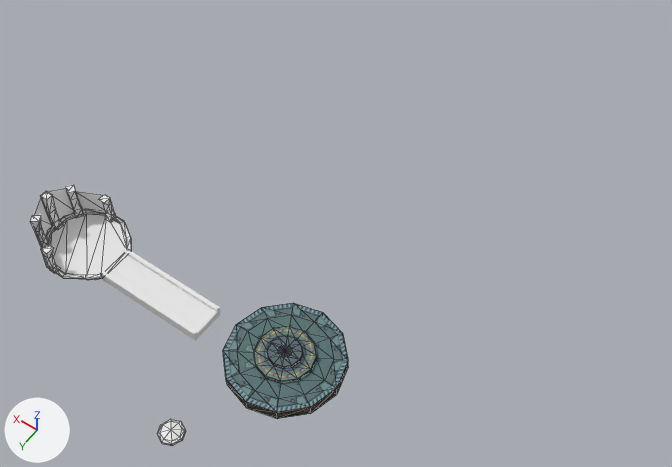
The glTF model models/warp/niovaroom.glb: old version first, new version second.
Camera for both pictures: a 50 mm camera at (-72.6, 81.9, 185.6) aimed at (12.2, -36.9, -1.0). Arrows for +X, +Y and +Z are at lower left; the lights stay in place. Mesh edges are drawn as thin lines on the coarser meshes. Where no turn or scale is listed for an object, it has been applied to the vertices.

The older version as bpy lines, for what is in view:
```python
me_cube_001 = bpy.data.meshes.new('Cube.001')
me_cube_001.from_pydata(...)  # 24 vertices, 44 faces; spans x -1.0..29.0, y -2.1..7.0, z -1.0..2.0
me_cylinder_000 = bpy.data.meshes.new('Cylinder.000')
me_cylinder_000.from_pydata(...)  # 63 vertices, 110 faces; spans x -7.22..7.22, y -7.22..7.22, z 1.51..3.51
me_cylinder_000.materials.append(mat_room_001)  # picture img_warp_room_1_tga
me_plane = bpy.data.meshes.new('Plane')
me_plane.from_pydata(...)  # 16 vertices, 14 faces; spans x -9.1..0.1, y -9.6..11.5, z -4.0..7.7
ob_cylinder_001 = bpy.data.objects.new('Cylinder.001', me_cylinder_000)
ob_cylinder_001.location = (0.0, 0.0, 0.0)
ob_path = bpy.data.objects.new('Path', me_cube_001)
ob_path.location = (21.2, 1.1, 0.4)
ob_plane = bpy.data.objects.new('Plane', me_plane)
ob_plane.location = (70.3, 2.7, 5.8)
# also in view: 'Room_Sci' at (59.5, 3.5, -3.7); 'Cylinder' at (0.0, 0.0, 1.0)
```
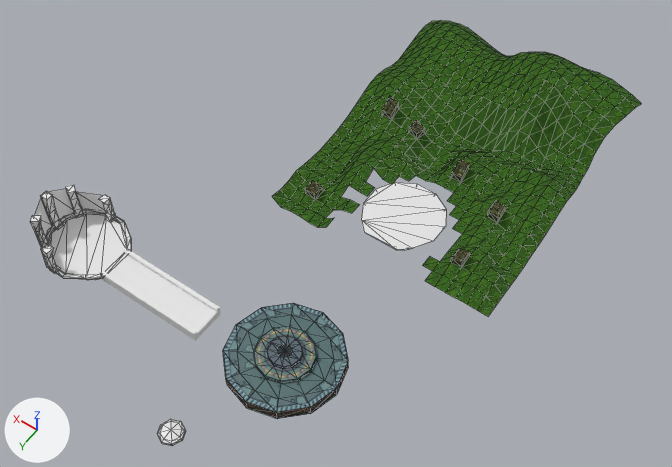
Where the newer file only moved an object's origin or applied its transform, the numbers keep the older frame.

Boxes [x1, y1, x2, y2] around the edits, measured in the pictures (672 x 467 px):
'jungle', added (green)
    after: [272, 20, 641, 316]
    faces in mat_terrain (picture img_forest_floor): [272, 20, 641, 316]
    faces in mat_statue (picture img_carved_block_2): [305, 96, 506, 267]
'jungle_platform', added
    after: [362, 182, 446, 250]

What changed in the scene script:
```text
Add img_forest_floor:
    img_forest_floor = load_image('Forest_Floor', '_unpacked/Forest_Floor', 32, 32, 'sRGB')
Add img_carved_block_2:
    img_carved_block_2 = load_image('Carved_Block_2', '_unpacked/Carved_Block_2', 64, 64, 'sRGB')
Add mat_platform:
    mat_platform = principled_material('platform')
    mat_platform.base_color = (0.8, 0.8, 0.8)  # white #e7e7e7
Add mat_terrain:
    mat_terrain = principled_material('terrain')
    mat_terrain.texture = img_forest_floor
    mat_terrain.roughness = 1.0
Add mat_statue:
    mat_statue = principled_material('statue')
    mat_statue.texture = img_carved_block_2
    mat_statue.roughness = 1.0
Add me_cylinder_005:
    me_cylinder_005.from_pydata(...)  # 24 vertices, 44 faces; spans x -10.6..10.6, y -10.6..10.6, z -5.5..5.5
    me_cylinder_005.materials.append(mat_platform)  # white #e7e7e7
Add me_cylinder_004:
    me_cylinder_004.from_pydata(...)  # 498 vertices, 880 faces; spans x -35.2..31.7, y -63.7..14.3, z 1.1..21.8
    # faces by material slot: [820, 60]
    me_cylinder_004.materials.append(mat_terrain)  # picture img_forest_floor
    me_cylinder_004.materials.append(mat_statue)  # picture img_carved_block_2
Add ob_jungle_platform:
    ob_jungle_platform = bpy.data.objects.new('jungle_platform', me_cylinder_005)
    ob_jungle_platform.location = (0.5, -50.4, -4.0)
Add ob_jungle:
    ob_jungle = bpy.data.objects.new('jungle', me_cylinder_004)
    ob_jungle.location = (0.5, -50.4, -4.0)
```
